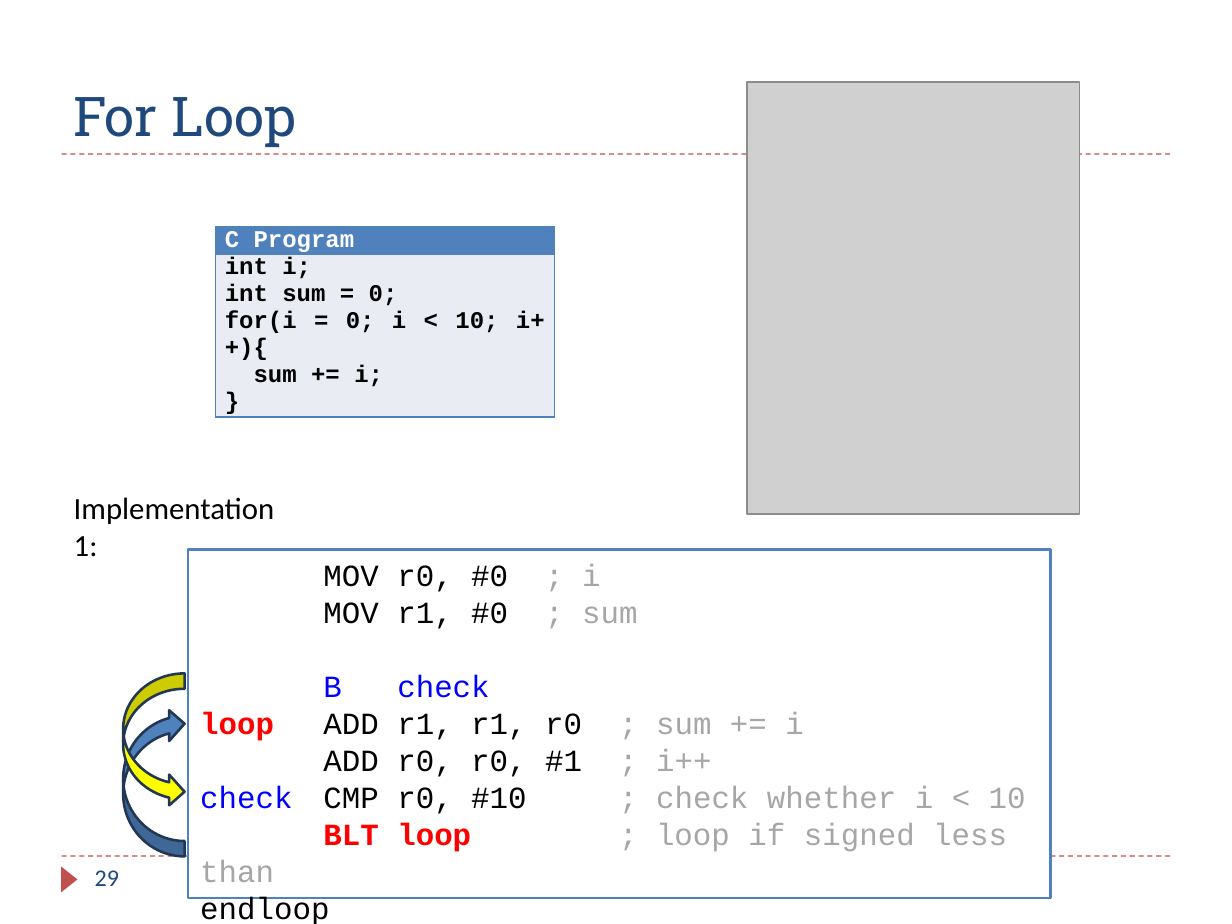
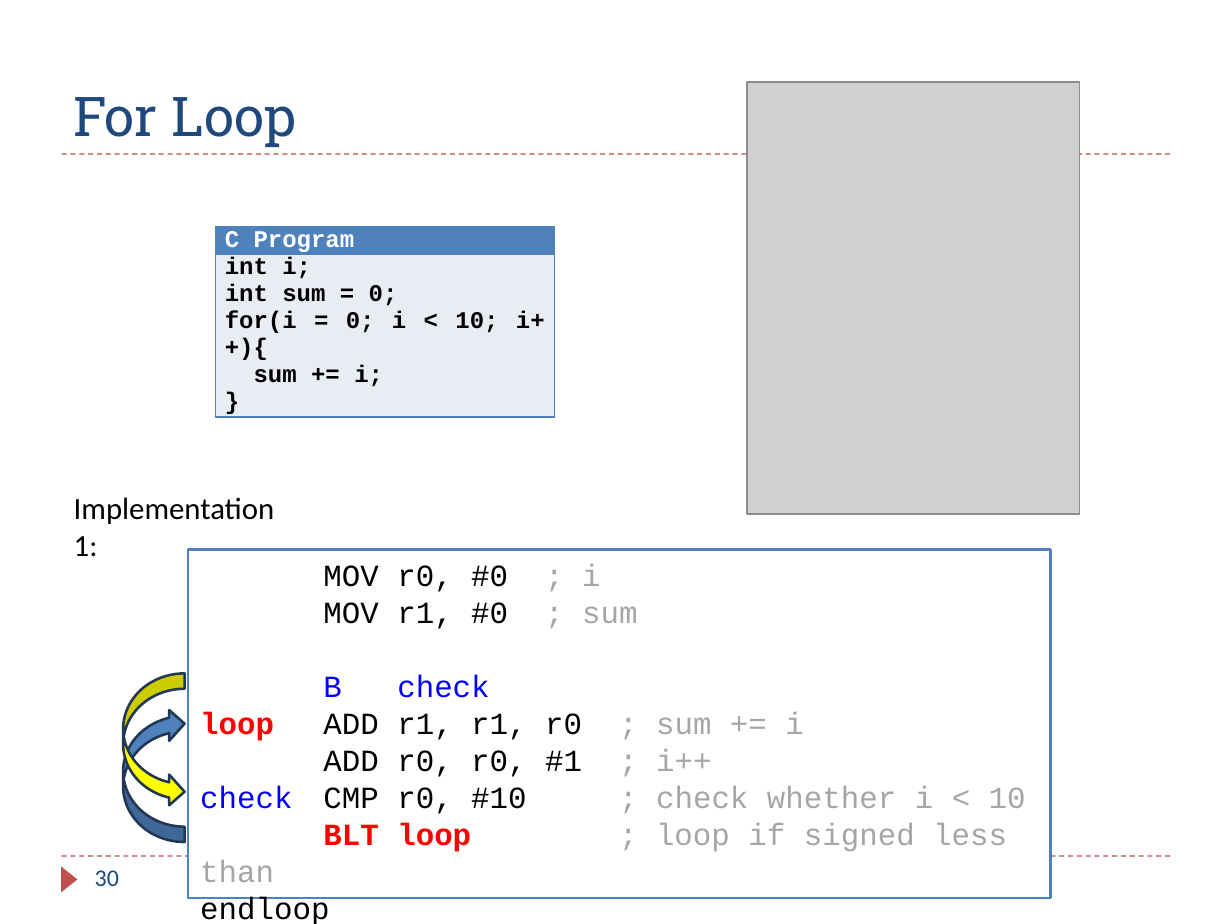
Before and after one commit to guhofstra/CSC111Fa25, a slide deck: slide 30 of PPTs/Ch6_ARM_Flow_Control.pptx (slide 29 before the commit). Drawn at 1232x924 pixels with LibreOffice and Linux fonts; fonts in the diff are those of the drawing; grey boxes stand for pictures. Boxes give left, top, right and bottom in pixels: in the first picture for what was removed or moved away, otherwise in the second. Text is boxed around its words. In the diff, an @@ line names an element or a change of style, - is before the commit and + after.

```diff
--- a/PPTs/Ch6_ARM_Flow_Control.pptx
+++ b/PPTs/Ch6_ARM_Flow_Control.pptx
@@ curved right arrow resized from (x1=123, y1=708, x2=185, y2=856) to (x1=123, y1=708, x2=185, y2=843) @@
@@ page number at (x1=95, y1=870, x2=119, y2=886): text changed @@
-29
+30
```
Also in this commit, not shown: 4 other slides changed, 1 slide added, 1 slide removed, 5 other files.
